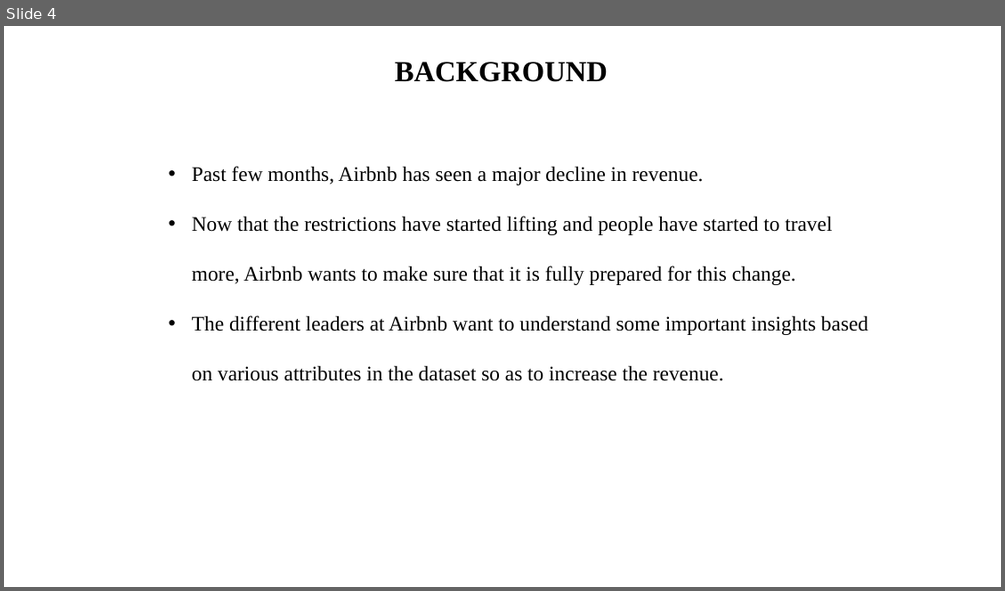
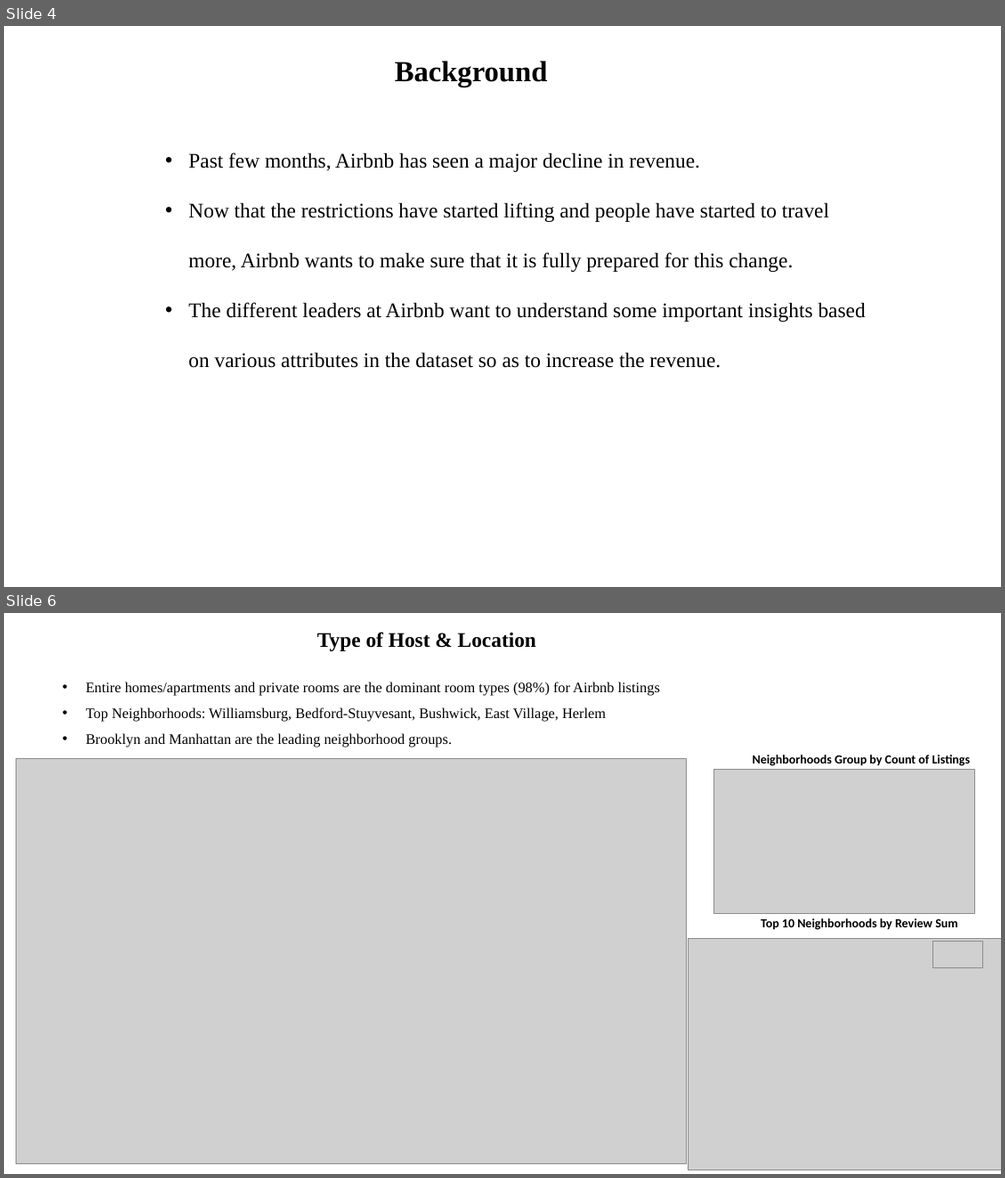
Before and after one commit to sagarbarge/Airbnb_NYC_Storytelling, a slide deck: Presentation_1_Analyst.pptx. Shown one above the other, each under a label of ours: slide 4 before the commit, slides 4 and 6 after it; the slides between them are not shown. The pictures are 1005x591 and 1005x1178 pixels, drawn with LibreOffice and Linux fonts; fonts in the diff are those of the drawing; grey boxes stand for pictures. Boxes give left, top, right and bottom in pixels: in the first picture for what was removed or moved away, otherwise in the second. Text is boxed around its words. In the diff, an @@ line names an element or a change of style, - is before the commit and + after.

```diff
--- a/Presentation_1_Analyst.pptx
+++ b/Presentation_1_Analyst.pptx
@@ slide 6 added at (x1=4, y1=613, x2=1001, y2=1174), background #FFFFFF @@
@@ text added at (x1=317, y1=632, x2=536, y2=651), 20 pt, text #000000, bold @@
+Type of Host & Location
@@ text added at (x1=86, y1=682, x2=660, y2=747), 14 pt, text #000000 @@
+• Entire homes/apartments and private rooms are the dominant room types (98%) for Airbnb listings
+• Top Neighborhoods: Williamsburg, Bedford-Stuyvesant, Bushwick, East Village, Herlem
+• Brooklyn and Manhattan are the leading neighborhood groups.
@@ picture added at (x1=16, y1=759, x2=687, y2=1164) @@
@@ picture added at (x1=714, y1=770, x2=975, y2=914) @@
@@ text added at (x1=752, y1=755, x2=971, y2=766), 12 pt, text #000000, bold @@
+Neighborhoods Group by Count of Listings
@@ text added at (x1=760, y1=918, x2=957, y2=930), 12 pt, text #000000, bold @@
+Top 10 Neighborhoods by Review Sum
@@ picture added at (x1=688, y1=938, x2=1001, y2=1169) @@
@@ picture added at (x1=933, y1=941, x2=984, y2=967) @@
@@ slide 4 changed as well @@
@@ text at (x1=395, y1=61, x2=548, y2=87): text changed @@
-BACKGROUND
+Background
@@ text "Past few months, Airbnb has ..." moved from (x1=192, y1=166, x2=868, y2=381) to (x1=188, y1=152, x2=866, y2=368) @@
```
Also in this commit, not shown: 4 other slides changed, 7 other slides added, 5 slides removed, 21 other files.
